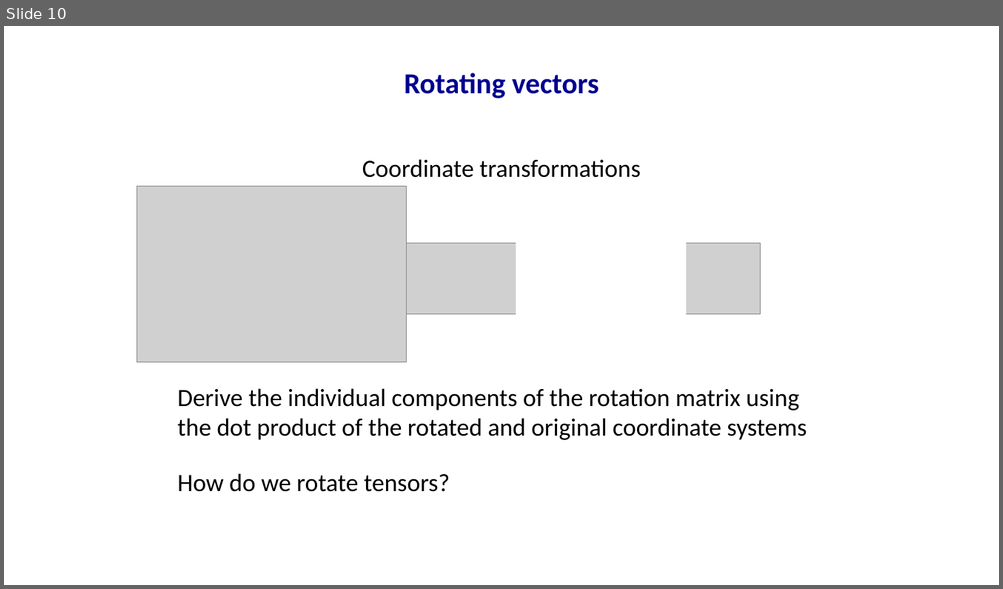
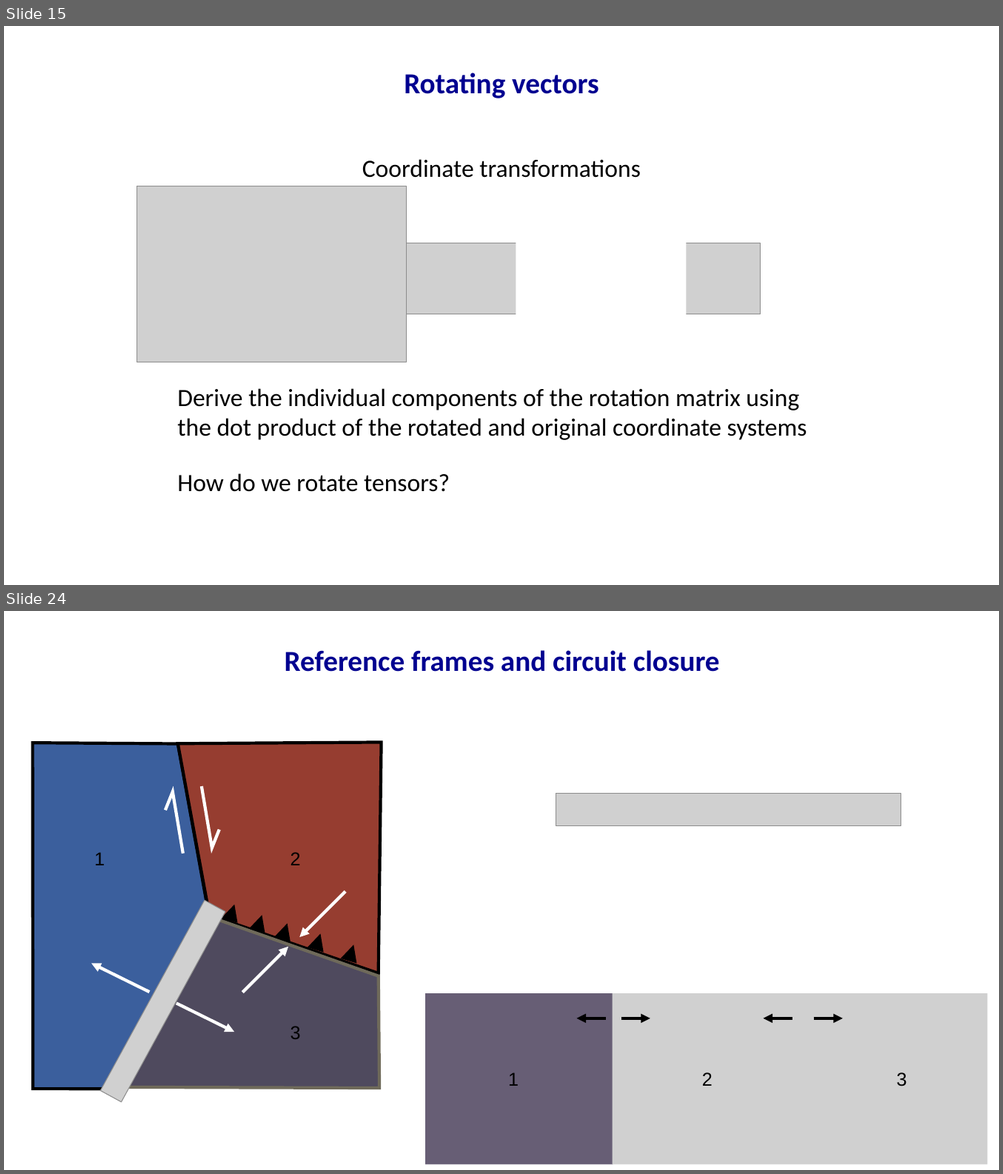
Before and after one commit to mallickrishg/solidmech_course, a slide deck: week1/week1_vectorcalculus.pptx. Shown one above the other, each under a label of ours: slide 10 before the commit, slides 15 and 24 after it; the slides between them are not shown. The pictures are 1003x589 and 1003x1174 pixels, drawn with LibreOffice and Linux fonts; fonts in the diff are those of the drawing; grey boxes stand for pictures. Boxes give left, top, right and bottom in pixels: in the first picture for what was removed or moved away, otherwise in the second. Text is boxed around its words. In the diff, an @@ line names an element or a change of style, - is before the commit and + after.

```diff
--- a/week1/week1_vectorcalculus.pptx
+++ b/week1/week1_vectorcalculus.pptx
@@ slide 24 added at (4, 611, 999, 1170), background #FFFFFF @@
@@ text added at (284, 650, 720, 672), 28 pt, text #000090, bold @@
+Reference frames and circuit closure
@@ freeform shape added at (32, 743, 208, 1089), fill #3B5F9D, outline #000000 3 pt @@
@@ freeform shape added at (178, 742, 381, 974), fill #963D30, outline #000000 3 pt @@
@@ freeform shape added at (202, 786, 219, 849), outline #FFFFFF 3 pt @@
@@ freeform shape added at (165, 792, 183, 854), outline #FFFFFF 3 pt @@
@@ picture added at (556, 794, 902, 826) @@
@@ text added at (94, 852, 105, 866), 18 pt, text #000000 @@
+1
@@ text added at (290, 852, 301, 866), 18 pt, text #000000 @@
+2
@@ arrow added from (345, 891) to (299, 937), #FFFFFF 3 pt @@
@@ picture added at (100, 900, 225, 1102) @@
@@ freeform shape added at (119, 917, 379, 1088), fill #4F4A5E, outline #6F6A5A 3 pt @@
@@ freeform shape added at (222, 902, 242, 923), fill #000000 @@
@@ freeform shape added at (249, 912, 270, 934), fill #000000 @@
@@ freeform shape added at (274, 922, 296, 943), fill #000000 @@
@@ freeform shape added at (307, 931, 328, 953), fill #000000 @@
@@ freeform shape added at (341, 943, 362, 964), fill #000000 @@
@@ arrow added from (150, 992) to (91, 964), #FFFFFF 3 pt @@
@@ arrow added from (243, 992) to (288, 947), #FFFFFF 3 pt @@
@@ arrow added from (176, 1003) to (235, 1033), #FFFFFF 3 pt @@
@@ text added at (290, 1026, 301, 1039), 18 pt, text #000000 @@
+3
@@ group added at (426, 994, 987, 1165): 4 arrows, 3 texts, 2 pictures, 1 rectangle @@
+1
+2
+3
@@ what was slide 10 is now slide 15 @@
```
Also in this commit, not shown: 7 slides changed, 14 other slides added, 24 other files.
